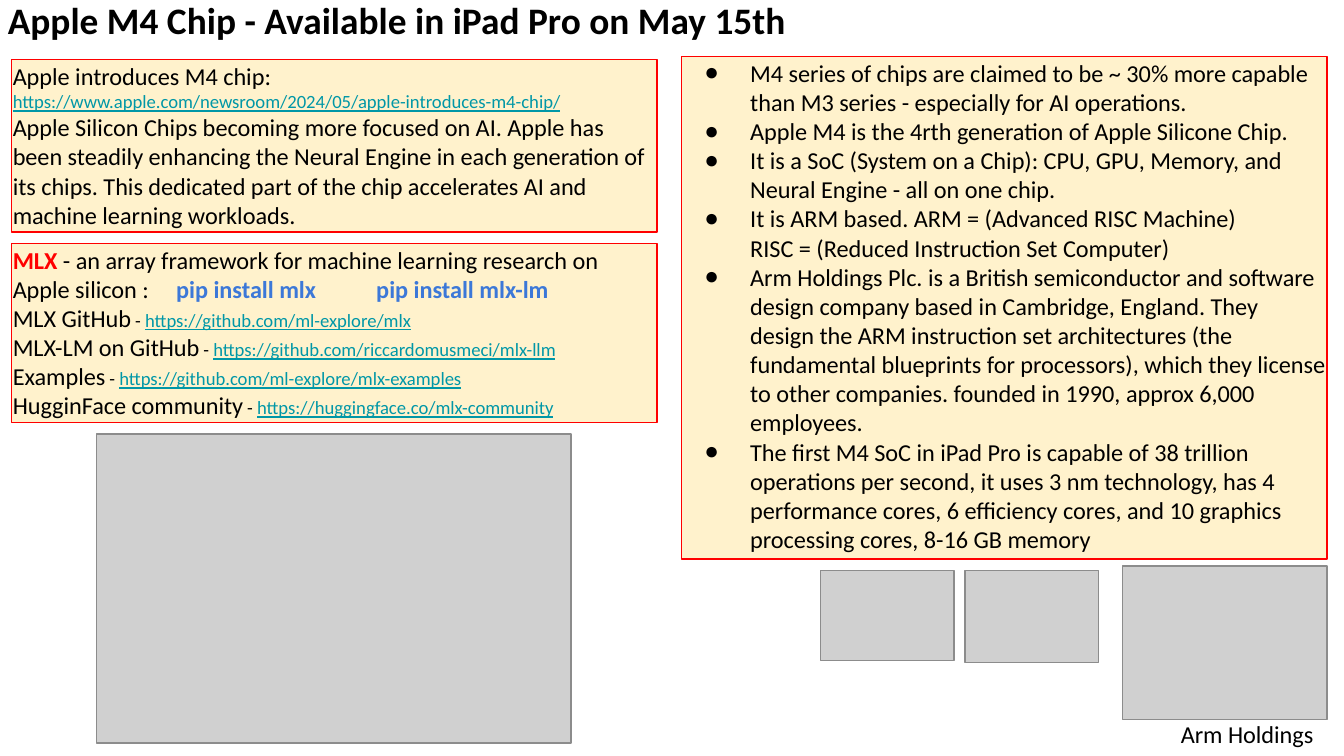
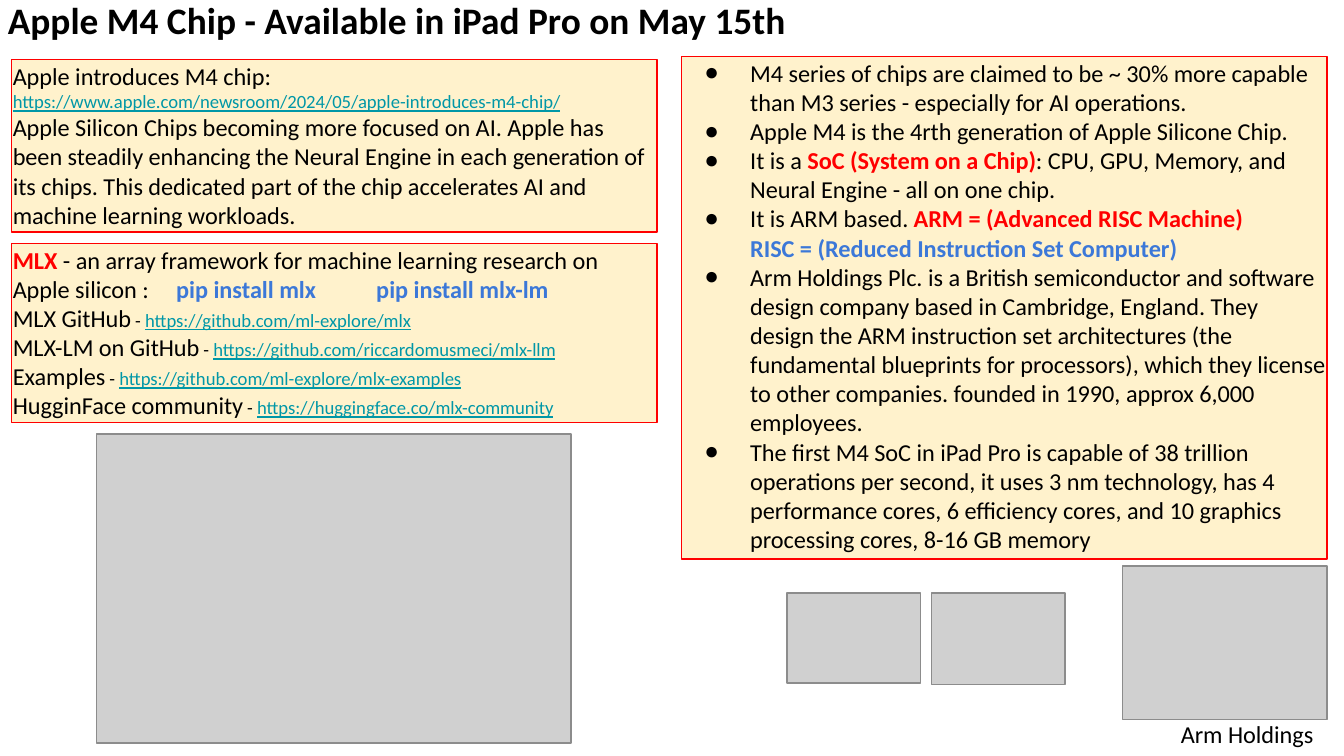
Before and after one commit to lselector/seminar, a slide deck: slide 4 of 2024/2024-05-10-AI-Updates.pptx. Drawn at 1344x756 pixels with LibreOffice and Linux fonts; fonts in the diff are those of the drawing; grey boxes stand for pictures. Boxes give left, top, right and bottom in pixels: in the first picture for what was removed or moved away, otherwise in the second. Text is boxed around its words. In the diff, an @@ line names an element or a change of style, - is before the commit and + after.

Commit message:
update

```diff
--- a/2024/2024-05-10-AI-Updates.pptx
+++ b/2024/2024-05-10-AI-Updates.pptx
@@ text in rectangle at [750, 151, 1286, 261]: text colour #000000 to #FF0000 in "SoC (System on a Chip):", "ARM = (Advanced RISC Machine)"; bold on in "SoC (System on a Chip):", "ARM = (Advanced RISC Machine) RISC = ..."; text colour #000000 to #3C78D8 in "RISC = (Reduced Instruction Set Computer)" @@
@@ picture: place and size @@
-picture at [820, 570, 953, 660]
+picture at [786, 593, 919, 683]
@@ picture: place and size @@
-picture at [965, 570, 1098, 661]
+picture at [931, 593, 1064, 684]
```
Also in this commit, not shown: 1 other slide changed.
